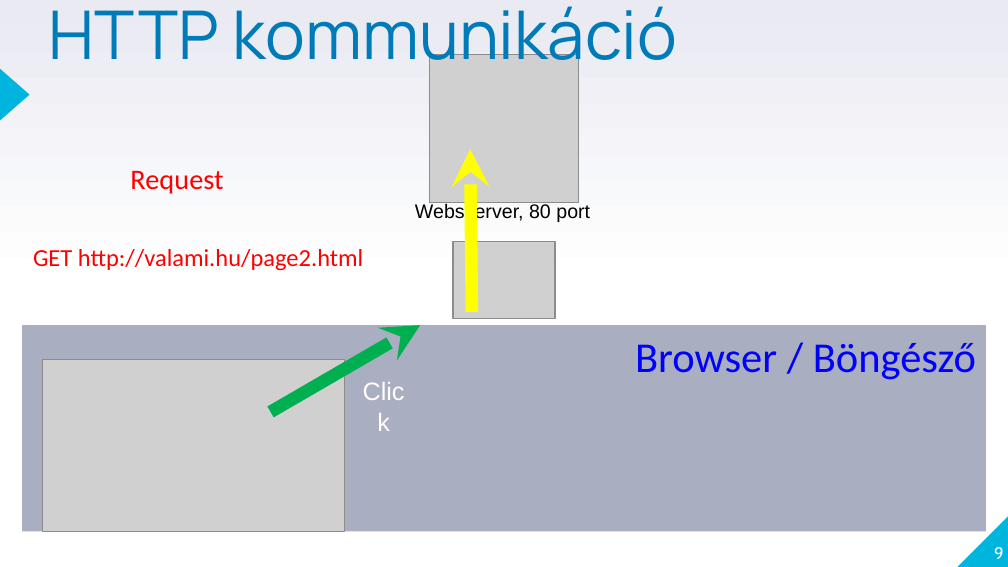
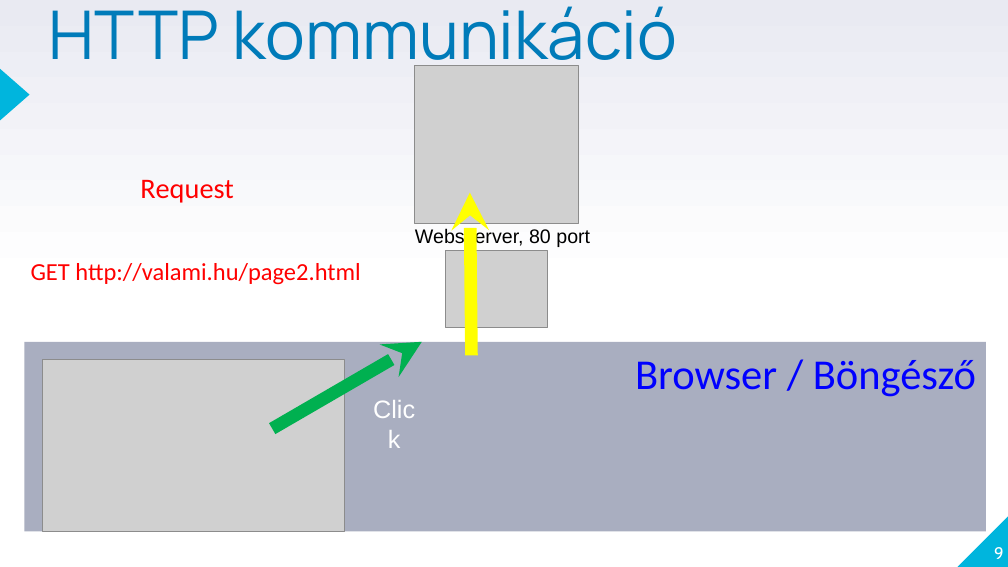
Before and after one commit to laszlofeher/phpalapok, a slide deck: slide 9 of 1Alkalom(6oras)/Php1_bevezeto.pptx. Drawn at 1008x567 pixels with LibreOffice and Linux fonts; fonts in the diff are those of the drawing; grey boxes stand for pictures. Boxes give left, top, right and bottom in pixels: in the first picture for what was removed or moved away, otherwise in the second. Text is boxed around its words. In the diff, an @@ line names an element or a change of style, - is before the commit and + after.

```diff
--- a/1Alkalom(6oras)/Php1_bevezeto.pptx
+++ b/1Alkalom(6oras)/Php1_bevezeto.pptx
@@ picture: place and size @@
-picture at (429,54,578,203)
+picture at (415,66,579,224)
@@ text "Request": place and size @@
-text "Request" at (130,171,223,194)
+text "Request" at (140,179,234,203)
@@ text "Request" at (140,179,234,203): alignment centre to left @@
@@ arrow moved from (470, 149) - (472, 311) to (470, 193) - (472, 356) @@
@@ text "Webszerver, 80 port": place and size @@
-text "Webszerver, 80 port" at (415,202,590,222)
+text "Webszerver, 80 port" at (415,228,590,248)
@@ text "GET http://valami.hu/page2.html": place and size @@
-text "GET http://valami.hu/page2.html" at (33,249,363,271)
+text "GET http://valami.hu/page2.html" at (31,263,360,285)
@@ picture: place and size @@
-picture at (453,242,554,320)
+picture at (446,251,547,329)
@@ rectangle "Browser / Böngésző": place and size @@
-rectangle "Browser / Böngésző" at (22,326,986,532)
+rectangle "Browser / Böngésző" at (24,342,986,531)
@@ arrow moved from (420, 326) - (270, 412) to (421, 342) - (272, 428) @@
@@ text "Click": place and size @@
-text "Click" at (347,371,420,411)
+text "Click" at (358,388,431,428)
```
Also in this commit, not shown: 8 other slides changed.
